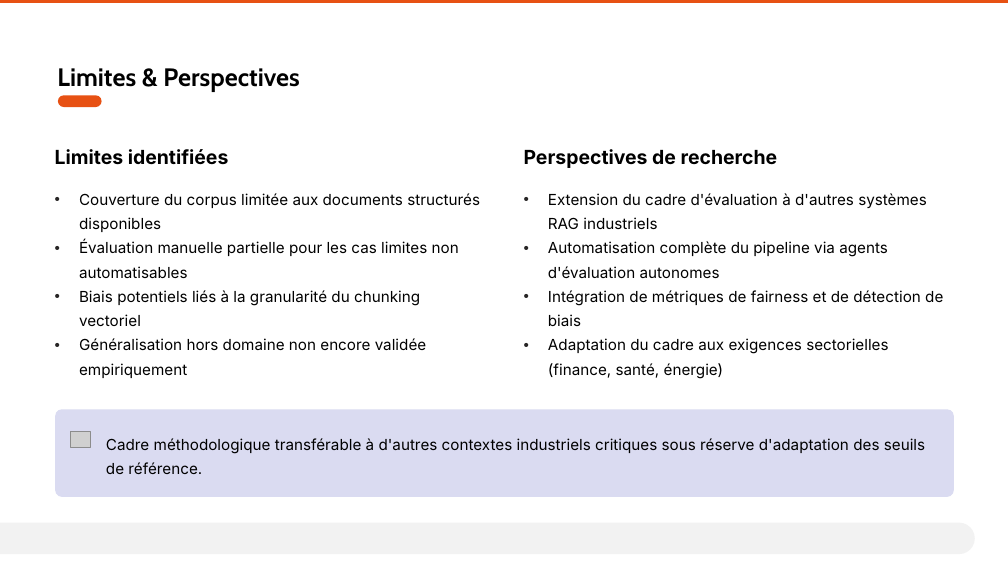
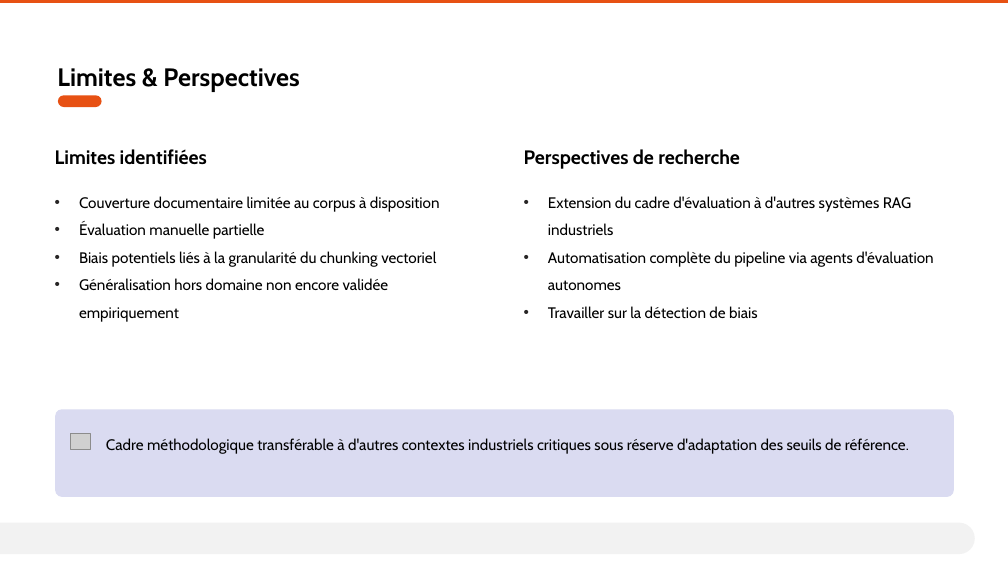
Before and after one commit to AurelienLELEU/memoire, a slide deck: slide 14 of Évaluer la cohérence et la fiabilité d'un système RAG en contexte industriel critique.pptx. Drawn at 1008x567 pixels with LibreOffice and Linux fonts; fonts in the diff are those of the drawing; grey boxes stand for pictures. Boxes give left, top, right and bottom in pixels: in the first picture for what was removed or moved away, otherwise in the second. Text is boxed around its words. In the diff, an @@ line names an element or a change of style, - is before the commit and + after.

```diff
--- a/Évaluer la cohérence et la fiabilité d'un système RAG en contexte industriel critique.pptx
+++ b/Évaluer la cohérence et la fiabilité d'un système RAG en contexte industriel critique.pptx
@@ text at bbox=[79, 196, 440, 239]: text changed; font Inter to Cabin @@
-• Couverture du corpus limitée aux documents structurés disponibles
-• Évaluation manuelle partielle pour les cas limites non automatisables
+• Couverture documentaire limitée au corpus à disposition
+• Évaluation manuelle partielle
@@ text at bbox=[548, 196, 933, 290]: font Inter to Cabin in "Extension du cadre d'évaluation à d'autres systèmes ...", "Automatisation complète du pipeline via agents d'évaluation ..."; line spacing 1.33 to 1.5 @@
@@ text at bbox=[79, 251, 436, 322]: font Inter to Cabin in "Biais potentiels liés à la granularité du ...", "Généralisation hors domaine non encore validée empiriquement"; line spacing 1.33 to 1.5 @@
@@ text at bbox=[548, 306, 758, 318]: text changed; font Inter to Cabin @@
-• Intégration de métriques de fairness et de détection de biais
-• Adaptation du cadre aux exigences sectorielles (finance, santé, énergie)
+• Travailler sur la détection de biais
@@ font Inter to Cabin in 3 elements at bbox=[55, 149, 207, 165], bbox=[524, 149, 740, 169], bbox=[106, 438, 909, 454] @@
```
Also in this commit, not shown: 5 other slides changed, 1 other file.
